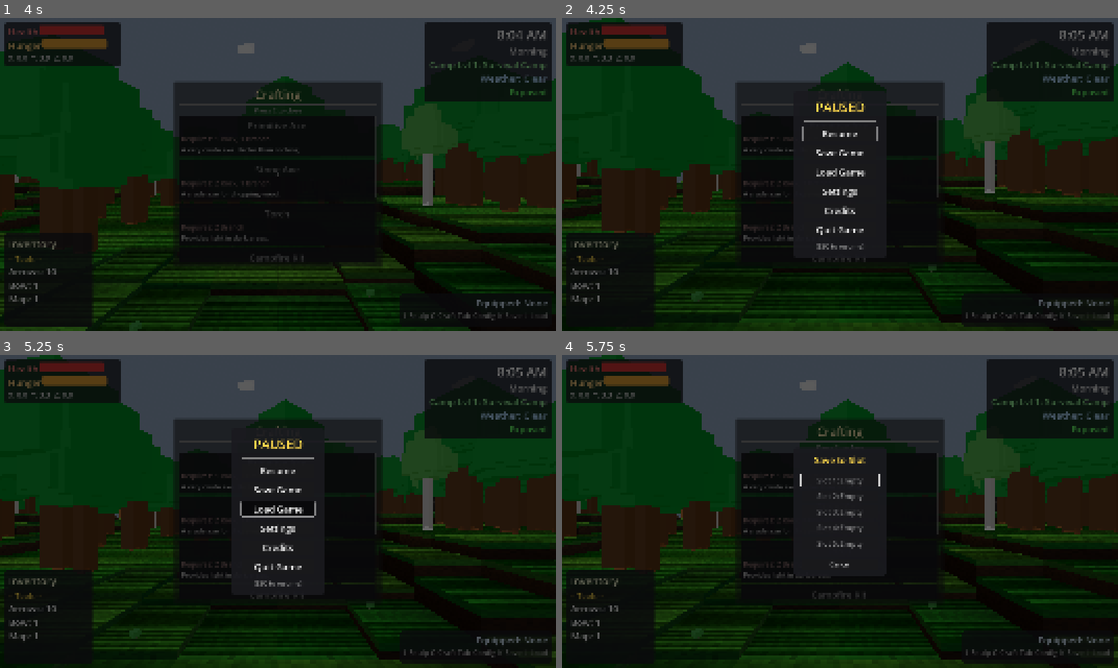
Above: before the commit, frames 1-4 (two rows, left to right).
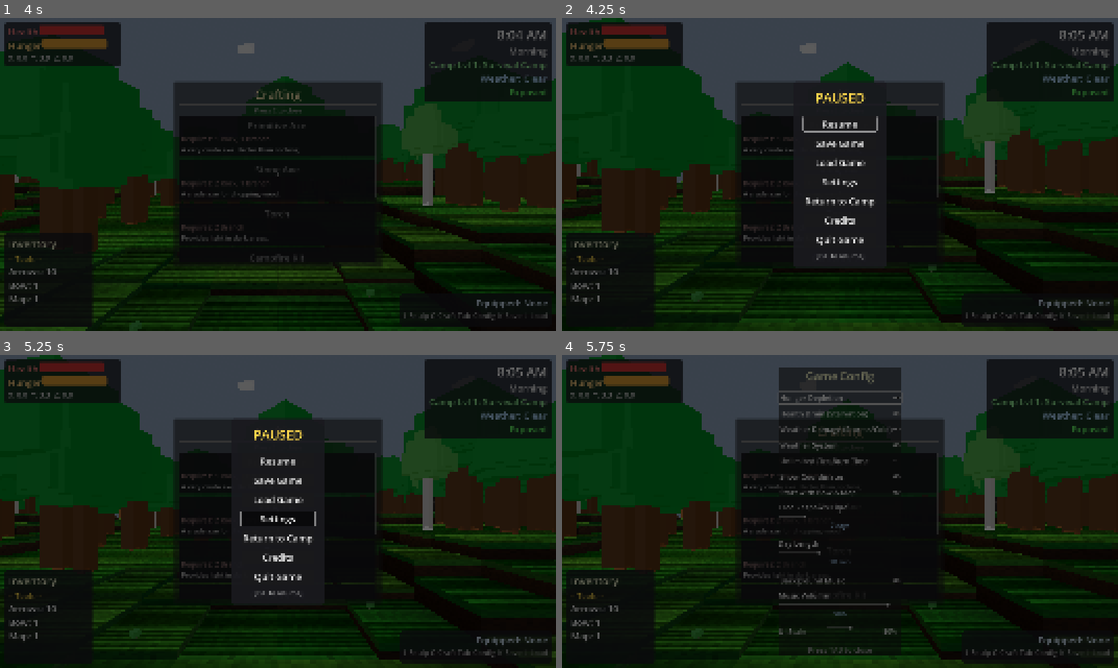
Above: after the commit, the same moments.

Repository: adchamberlain/into-the-wild
Game: Godot game, scene res://scenes/main.tscn
Two runs of this game, one before a commit and one after it. Both use one fixed random seed, a clock stepped at 60 frames per second and the inputs below.
Inputs (mouse positions are in pixels of both pictures, inside the frame that each line leads up to):
- Up to frame 1 (4 s): tap Enter at 0.5, 2 s; move the mouse to (305, 174) at 0.52 s; hold F (eat) 0.53-1.28 s; hold W (move_forward) 0.53-3.53 s; click (305, 174) at 0.67 s; tap Space (jump) at 0.77, 1.07, 1.25, 1.52, 1.82, 3.02, 3.32, 3.77 s; move the mouse to (250, 174) at 1.27 s; tap E (interact) at 1.35 s; move the mouse to (289, 168) at 2.02 s; hold M (move_structure) 2.03-2.78 s; move the mouse to (272, 180) at 2.77 s; tap C (open_crafting) at 2.85 s; click (272, 180) at 2.92 s; move the mouse to (444, 221) at 3.52 s; hold A (move_left) from 3.53 s (still down); hold Shift (sprint) from 3.53 s (still down)
- Up to frame 2 (4.25 s): keep holding A (move_left); keep holding Shift (sprint); tap Space (jump) at 4.07 s; tap Escape (pause) at 4.15 s
- Up to frame 3 (5.25 s): release A (move_left) at 4.25 s; release Shift (sprint) at 4.25 s; drag from (111, 464) to (194, 433) at 4.27 s; tap Space (jump) at 5 s; move the mouse to (305, 511) at 5.02 s; hold S (move_backward) from 5.03 s (still down); hold R (use_equipped) from 5.03 s (still down); click (305, 511) at 5.17 s
- Up to frame 4 (5.75 s): keep holding S (move_backward); keep holding R (use_equipped)

Frame 1 is identical in both runs. In frame 2, 2.0% of the frame differs, in the area x 43-57%, y 22-78%; in frame 3, 2.0%; in frame 4, 5.4%, in the area x 39-61%, y 4-96%.

Commit message:
Add Return to Camp button to pause menu for stuck players
Loads the most recent save file so players trapped in pits or deep
water can get back to their campsite without penalty.

Co-Authored-By: Claude Opus 4.6 <noreply@anthropic.com>

Diff:
--- a/scenes/ui/pause_menu.tscn
+++ b/scenes/ui/pause_menu.tscn
@@ -98,6 +98,14 @@
 theme_override_fonts/font = ExtResource("2_font")
 theme_override_font_sizes/font_size = 40
 text = "Settings"
+
+[node name="ReturnToCampButton" type="Button" parent="Panel/VBoxContainer"]
+layout_mode = 2
+theme_override_colors/font_color = Color(0.9, 0.9, 0.9, 1)
+theme_override_colors/font_hover_color = Color(1, 0.85, 0.3, 1)
+theme_override_fonts/font = ExtResource("2_font")
+theme_override_font_sizes/font_size = 40
+text = "Return to Camp"
 
 [node name="CreditsButton" type="Button" parent="Panel/VBoxContainer"]
 layout_mode = 2
--- a/scripts/ui/pause_menu.gd
+++ b/scripts/ui/pause_menu.gd
@@ -11,6 +11,7 @@
 @onready var save_button: Button = $Panel/VBoxContainer/SaveButton
 @onready var load_button: Button = $Panel/VBoxContainer/LoadButton
 @onready var settings_button: Button = $Panel/VBoxContainer/SettingsButton
+@onready var return_to_camp_button: Button = $Panel/VBoxContainer/ReturnToCampButton
 @onready var credits_button: Button = $Panel/VBoxContainer/CreditsButton
 @onready var quit_button: Button = $Panel/VBoxContainer/QuitButton
 @onready var hint_label: Label = $Panel/VBoxContainer/HintLabel
@@ -61,12 +62,13 @@
 	save_button.pressed.connect(_on_save_pressed)
 	load_button.pressed.connect(_on_load_pressed)
 	settings_button.pressed.connect(_on_settings_pressed)
+	return_to_camp_button.pressed.connect(_on_return_to_camp_pressed)
 	credits_button.pressed.connect(_on_credits_pressed)
 	quit_button.pressed.connect(_on_quit_pressed)
 	back_button.pressed.connect(_on_back_pressed)
 
 	# Set up button list for controller navigation
-	button_list = [resume_button, save_button, load_button, settings_button, credits_button, quit_button]
+	button_list = [resume_button, save_button, load_button, settings_button, return_to_camp_button, credits_button, quit_button]
 
 	# Create slot selection panel and confirmation dialog
 	_create_slot_panel()
@@ -253,6 +255,37 @@
 		elif "panel" in config_menu:
 			config_menu.panel.visible = true
 			config_menu.is_visible = true
+
+
+func _on_return_to_camp_pressed() -> void:
+	if not save_load:
+		_show_notification("Save system not found!", Color(1.0, 0.5, 0.5))
+		return
+
+	# Find the most recent save slot by checking timestamps
+	var best_slot: int = 0
+	var best_time: int = 0
+	for slot: int in range(1, 6):
+		if save_load.has_method("has_save_slot") and save_load.has_save_slot(slot):
+			var filepath: String = "user://saves/save_slot_%d.json" % slot
+			var modified: int = FileAccess.get_modified_time(filepath)
+			if modified > best_time:
+				best_time = modified
+				best_slot = slot
+
+	if best_slot == 0:
+		_show_notification("No saved game found!", Color(1.0, 0.5, 0.5))
+		return
+
+	# Load the most recent save
+	panel.visible = false
+	var success: bool = await save_load.load_game_slot(best_slot)
+	if success:
+		_show_notification("Returned to camp", Color(0.6, 1.0, 0.6))
+		resume_game()
+	else:
+		_show_notification("Load Failed!", Color(1.0, 0.5, 0.5))
+		panel.visible = true
 
 
 func _on_quit_pressed() -> void:
